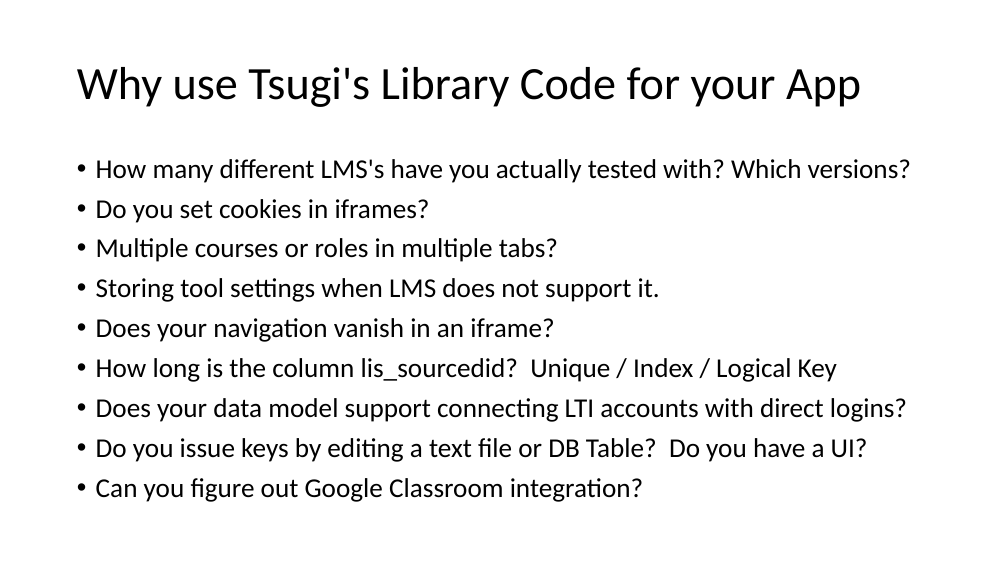
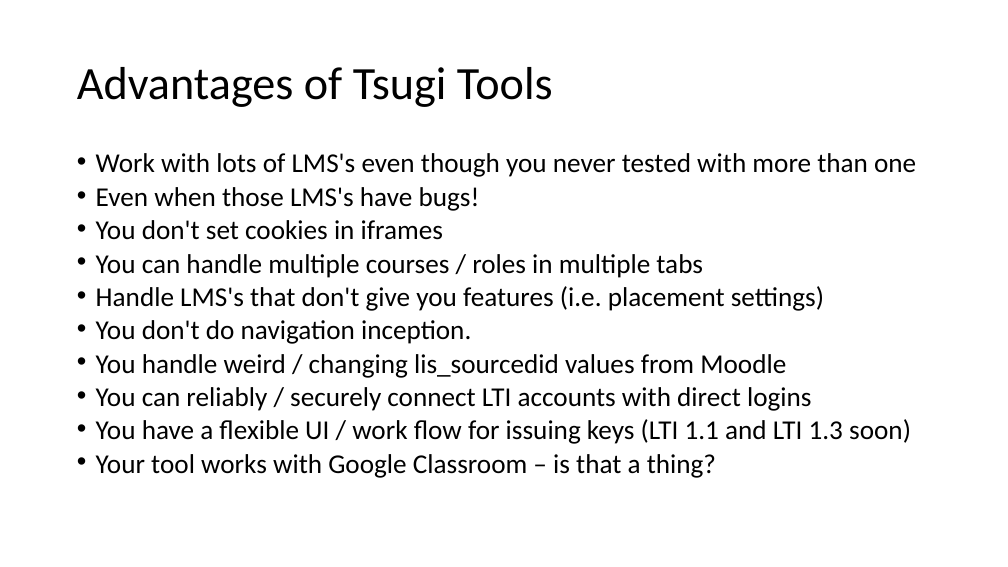
Before and after one commit to csev/talks, a slide deck: slide 5 of 2018/2018-05-Tsugi-Tech.pptx. Drawn at 1008x567 pixels with LibreOffice and Linux fonts; fonts in the diff are those of the drawing. Boxes give left, top, right and bottom in pixels: in the first picture for what was removed or moved away, otherwise in the second. Text is boxed around its words. In the diff, an @@ line names an element or a change of style, - is before the commit and + after.

Commit message:
First cut of workshop

```diff
--- a/2018/2018-05-Tsugi-Tech.pptx
+++ b/2018/2018-05-Tsugi-Tech.pptx
@@ title at (77,67,553,107): text changed @@
-Why use Tsugi's Library Code for your App
+Advantages of Tsugi Tools
@@ text at (96,153,916,478): text changed @@
-• How many different LMS's have you actually tested with? Which versions?
-• Do you set cookies in iframes?
-• Multiple courses or roles in multiple tabs?
-• Storing tool settings when LMS does not support it.
-• Does your navigation vanish in an iframe?
-• How long is the column lis_sourcedid? Unique / Index / Logical Key
-• Does your data model support connecting LTI accounts with direct logins?
-• Do you issue keys by editing a text file or DB Table? Do you have a UI?
-• Can you figure out Google Classroom integration?
+• Work with lots of LMS's even though you never tested with more than one
+• Even when those LMS's have bugs!
+• You don't set cookies in iframes
+• You can handle multiple courses / roles in multiple tabs
+• Handle LMS's that don't give you features (i.e. placement settings)
+• You don't do navigation inception.
+• You handle weird / changing lis_sourcedid values from Moodle
+• You can reliably / securely connect LTI accounts with direct logins
+• You have a flexible UI / work flow for issuing keys (LTI 1.1 and LTI 1.3 soon)
+• Your tool works with Google Classroom – is that a thing?
```
Also in this commit, not shown: 2 other slides changed, 4 slides added, 2 other files.
